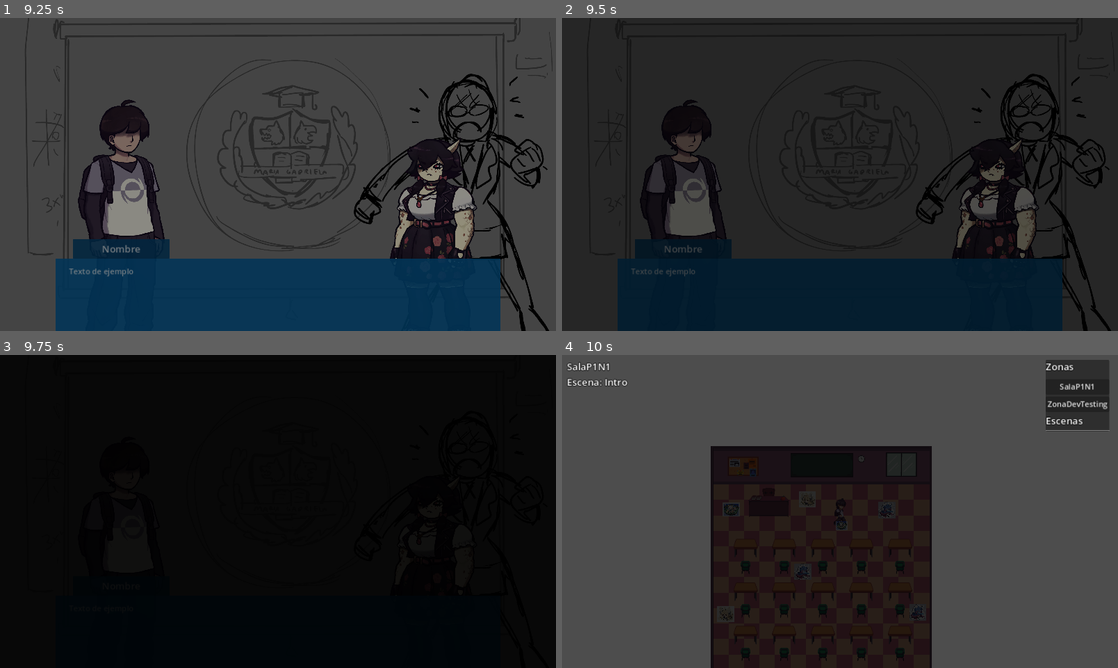
Above: before the commit, frames 1-4 (two rows, left to right).
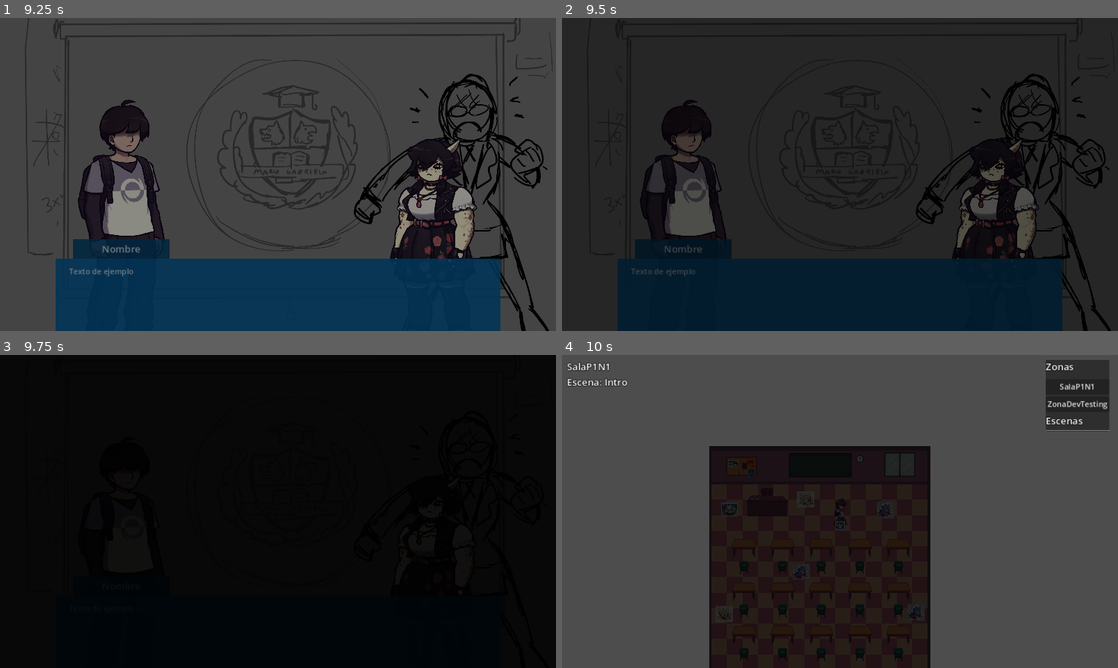
Above: after the commit, the same moments.

Repository: numbasan-san/IWANA
Game: Godot game, scene res://Escenas/raiz_juego.tscn
The game is run twice, just before and just after one commit, with the same random seed, the same clock (stepped at 60 frames per second) and the same inputs.
Inputs (mouse positions are in pixels of both pictures, inside the frame that each line leads up to):
- Up to frame 1 (9.25 s): tap Enter (nv_avanzar_dialogo) at 0.5 s; move the mouse to (400, 158) at 0.52 s; hold D (rpg_right) 0.53-1.28 s; click (400, 158) at 0.67 s; move the mouse to (166, 190) at 1.27 s; hold S (rpg_down) 1.28-2.03 s; move the mouse to (333, 105) at 2.02 s; hold D (rpg_right) 2.03-2.78 s; tap Space at 2.75 s; move the mouse to (250, 237) at 2.77 s; hold Enter (nv_avanzar_dialogo) 2.78-3.53 s; click (250, 237) at 2.92 s; move the mouse to (444, 221) at 3.52 s; hold A (rpg_left) 3.53-5.03 s; move the mouse to (111, 127) at 4.27 s; move the mouse to (305, 174) at 5.02 s; hold S (rpg_down) 5.03-5.78 s; click (305, 174) at 5.17 s; move the mouse to (194, 96) at 5.77 s; hold D (rpg_right) 5.78-6.5 s; click (127, 230) at 6.5 s; click (127, 193) at 7.25 s; click (127, 193) at 8 s; move the mouse to (400, 158) at 8.77 s; hold Enter (nv_avanzar_dialogo) from 8.78 s (still down)
- Up to frame 2 (9.5 s): keep holding Enter (nv_avanzar_dialogo)
- Up to frame 3 (9.75 s): move the mouse to (166, 527) at 9.52 s; release Enter (nv_avanzar_dialogo) at 9.53 s; hold D (rpg_right) from 9.53 s (still down); click (166, 527) at 9.67 s
- Up to frame 4 (10 s): keep holding D (rpg_right)

Frames 1-3 are identical in both runs. In frame 4, 1.1% of the frame differs, in the area x 26-67%, y 29-100%.

Commit message:
Cambios menores
- Reorganizados algunos nodos
- Agregados algunos comentarios

Diff:
--- a/Escenas/Menus/menu_principal.tscn
+++ b/Escenas/Menus/menu_principal.tscn
@@ -18,7 +18,7 @@
 grow_vertical = 2
 script = ExtResource("1_kevrv")
 
-[node name="TextureRect" type="TextureRect" parent="."]
+[node name="Fondo" type="TextureRect" parent="."]
 layout_mode = 0
 offset_left = -1.0
 offset_top = -8.0
--- a/Script/Dialogos/contenidos_dialogo.gd
+++ b/Script/Dialogos/contenidos_dialogo.gd
@@ -3,9 +3,9 @@
 enum Posicion { IZQUIERDA, CENTRO, DERECHA }
 
 @onready var areaPersonajes = $EscenaNV/AreaPersonajes
-@onready var areaIzquierda: Control = $EscenaNV/AreaPersonajes/Izquierda
-@onready var areaCentro: Control = $EscenaNV/AreaPersonajes/Centro
-@onready var areaDerecha: Control = $EscenaNV/AreaPersonajes/Derecha
+@onready var areaIzquierda: Control = areaPersonajes.get_node("Izquierda")
+@onready var areaCentro: Control = areaPersonajes.get_node("Centro")
+@onready var areaDerecha: Control = areaPersonajes.get_node("Derecha")
 
 # Agrega el grafico asociado a un personaje a la izquierda, centro o derecha
 # del area de personajes.
@@ -14,10 +14,16 @@
 func agregarPersonaje(personaje, pos: Posicion):
 	var grafico: Node2D = personaje.get_node("GraficosNV")
 
+	# Si el personaje no tiene un gráfico de diálogo, en general porque no debe
+	# aparecer en diálogos, no se hace nada
 	if not grafico:
 		return
 
+	# Considerar mover el gráfico sin duplicarlo
 	var copiaGrafico = grafico.duplicate() as Node2D
+
+	# Si el personaje ya ha sido agregado, solo uno de estas 3 variables debe
+	# ser distinta de null
 	var graficoIzquierda = areaIzquierda.find_child(grafico.name)
 	var graficoCentro = areaCentro.find_child(grafico.name)
 	var graficoDerecha = areaDerecha.find_child(grafico.name)
--- a/Script/controlador_pantallas.gd
+++ b/Script/controlador_pantallas.gd
@@ -14,7 +14,7 @@
 # lo específico de cada elemento, pero de cualquier manera funcione?
 
 # La pantalla del modo desarrollo, que permite ver información de las pantallas
-# y cambiair entre ellas libremente
+# y cambiar entre ellas libremente
 @onready var pantallaDev = $"../DevMode"
 
 # La primera pantalla, que contiene las imágenes del creador del juego y
Not shown: 1 places in Escenas/raiz_juego.tscn that only renumber resources
